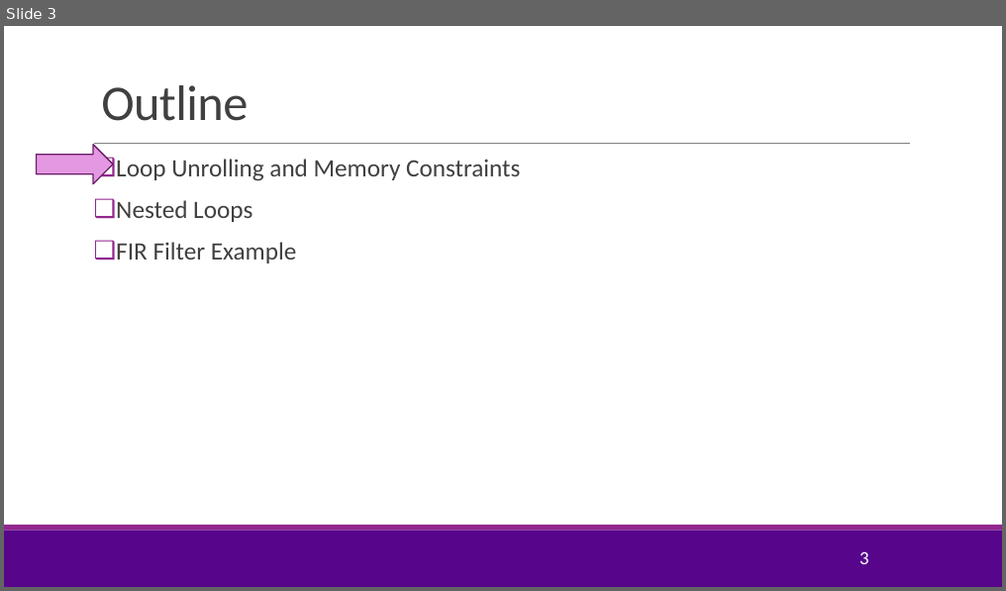
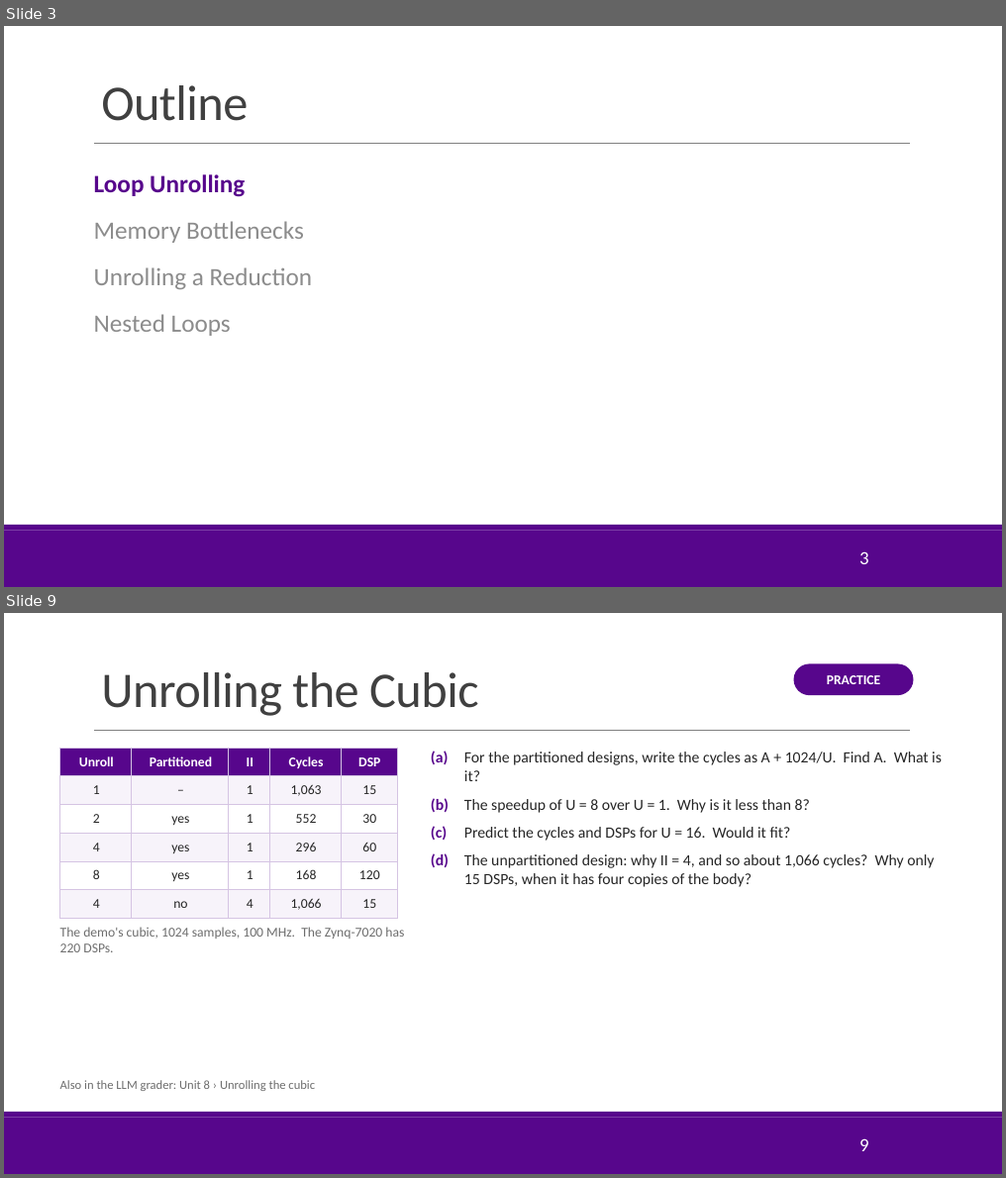
Before and after one commit to sdrangan/hwdesign, a slide deck: units/unit08_unroll/unroll.pptx. Shown one above the other, each under a label of ours: slide 3 before the commit, slides 3 and 9 after it; the slides between them are not shown. The pictures are 1006x591 and 1006x1178 pixels, drawn with LibreOffice and Linux fonts; fonts in the diff are those of the drawing; background and template pictures are left out. Boxes give left, top, right and bottom in pixels: in the first picture for what was removed or moved away, otherwise in the second. Text is boxed around its words. In the diff, an @@ line names an element or a change of style, - is before the commit and + after.

```diff
--- a/units/unit08_unroll/unroll.pptx
+++ b/units/unit08_unroll/unroll.pptx
@@ slide 9 added at <box>4,613,1002,1174</box>, background #FFFFFF; not listed: 3 template elements that a slide beside it also shows @@
@@ rounded rectangle added at <box>794,663,914,695</box>, fill #57068C, 13 pt, text #FFFFFF, bold @@
+PRACTICE
@@ title added at <box>101,672,479,716</box>, 48 pt, text #404040 @@
+Unrolling the Cubic
@@ table added at <box>60,748,397,919</box>, 6 rows, 5 columns @@
+Unroll | Partitioned | II | Cycles | DSP
+1 | – | 1 | 1,063 | 15
+2 | yes | 1 | 552 | 30
+4 | yes | 1 | 296 | 60
+8 | yes | 1 | 168 | 120
+4 | no | 4 | 1,066 | 15
@@ text added at <box>431,751,942,887</box>, 15 pt, text #262626 @@
+(a) For the partitioned designs, write the cycles as A + 1024/U. Find A. What is it?
+(b) The speedup of U = 8 over U = 1. Why is it less than 8?
+(c) Predict the cycles and DSPs for U = 16. Would it fit?
+(d) The unpartitioned design: why II = 4, and so about 1,066 cycles? Why only 15 DSPs, when it has four copies of the body?
@@ text added at <box>60,927,404,953</box>, 13 pt, text #6E6E6E @@
+The demo's cubic, 1024 samples, 100 MHz. The Zynq-7020 has 220 DSPs.
@@ text added at <box>60,1080,315,1091</box>, 12 pt, text #6E6E6E @@
+Also in the LLM grader: Unit 8 › Unrolling the cubic
@@ page number added at <box>859,1139,869,1152</box>, 18 pt, text #FFFFFF @@
+9
@@ slide 3 changed as well @@
@@ right arrow removed at <box>37,144,113,184</box> @@
@@ text "Loop Unrolling": place and size @@
-text "Loop Unrolling" at <box>116,159,520,264</box>
+text "Loop Unrolling" at <box>94,174,312,336</box>
@@ text at <box>94,174,312,289</box>: text changed; text colour #404040 to #8C8C8C @@
-❑ Loop Unrolling and Memory Constraints
+Loop Unrolling
+Memory Bottlenecks
+Unrolling a Reduction
@@ text at <box>116,242,296,264</box>: paragraph removed @@
-❑ FIR Filter Example
@@ text at <box>94,314,231,336</box>: text colour #404040 to #8C8C8C in "Nested Loops"; bullet ❑ to none; line spacing 0.9 to 1; more space between paragraphs @@
@@ rectangle at <box>4,525,1002,530</box>: fill #92278F to #57068C @@
```
Also in this commit, not shown: 6 other slides changed, 33 other slides added, 4 slides removed, 45 other files.
